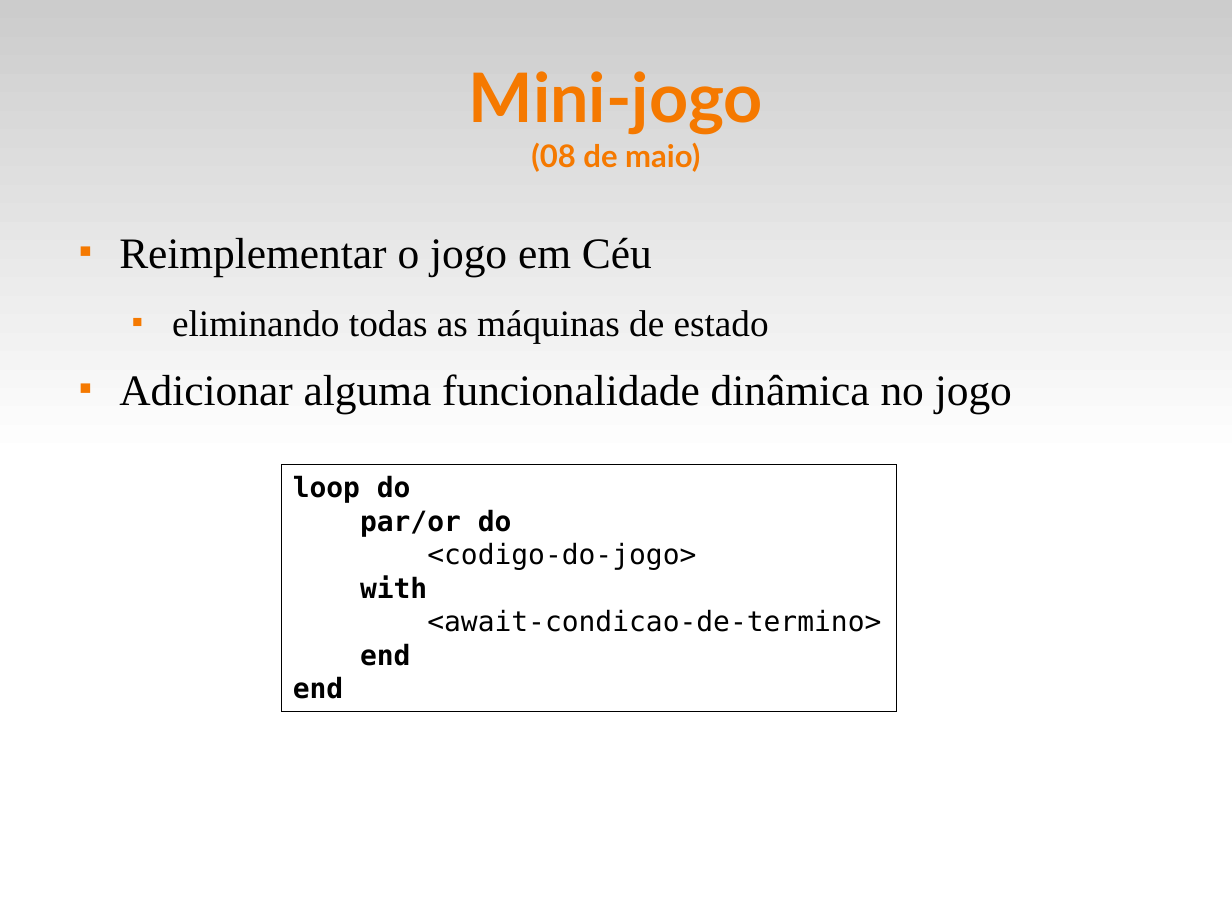
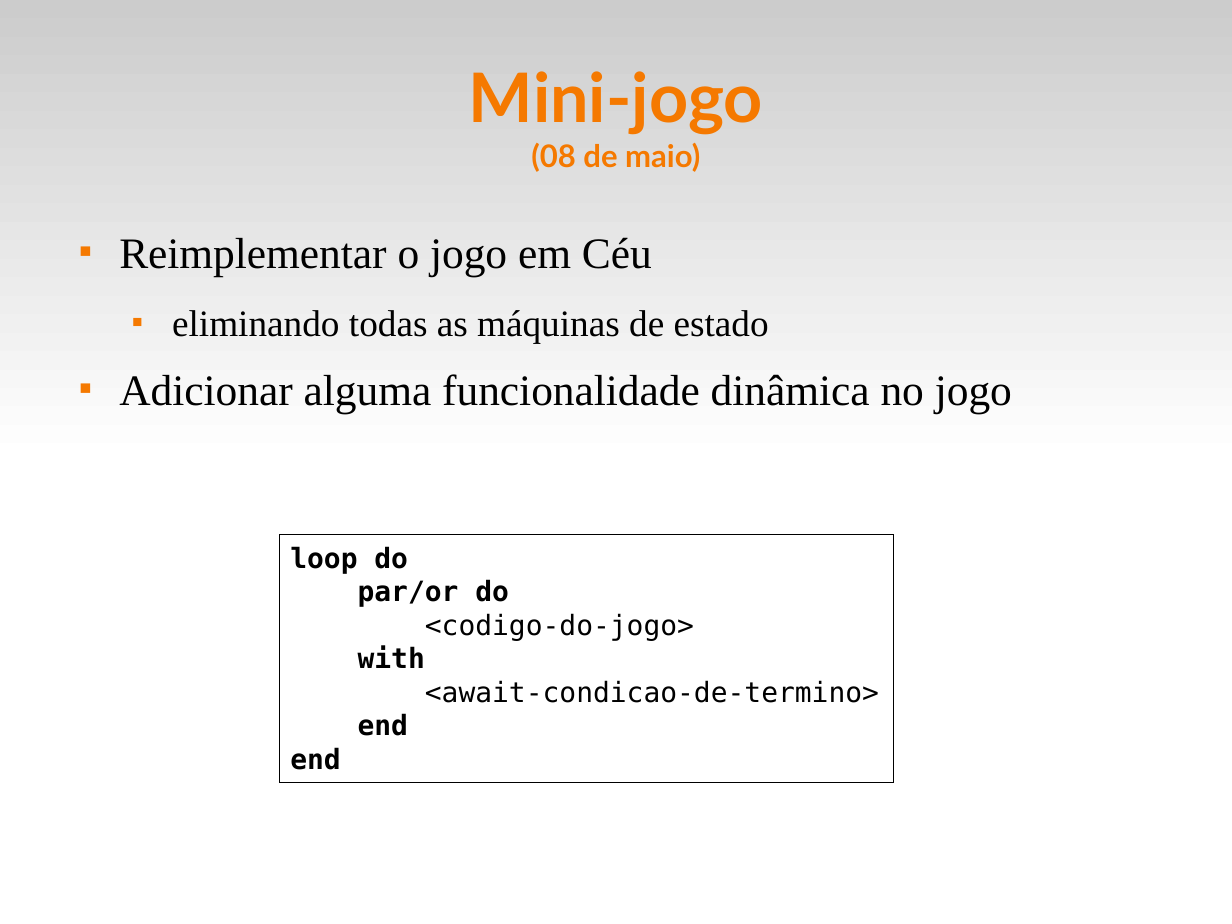
Before and after one commit to fsantanna-uerj/reativos, a slide deck: slide 33 of slides/05_ceu.odp (slide 36 before the commit). Drawn at 1232x924 pixels with LibreOffice and Linux fonts; fonts in the diff are those of the drawing. Boxes give left, top, right and bottom in pixels: in the first picture for what was removed or moved away, otherwise in the second. Text is boxed around its words. In the diff, an @@ line names an element or a change of style, - is before the commit and + after.

```diff
--- a/slides/05_ceu.odp
+++ b/slides/05_ceu.odp
@@ rectangle "loop do": place and size @@
-rectangle "loop do" at bbox=[282, 464, 897, 711]
+rectangle "loop do" at bbox=[279, 536, 894, 783]
```
Also in this commit, not shown: 1 other slide changed, 1 slide added, 3 other files.
